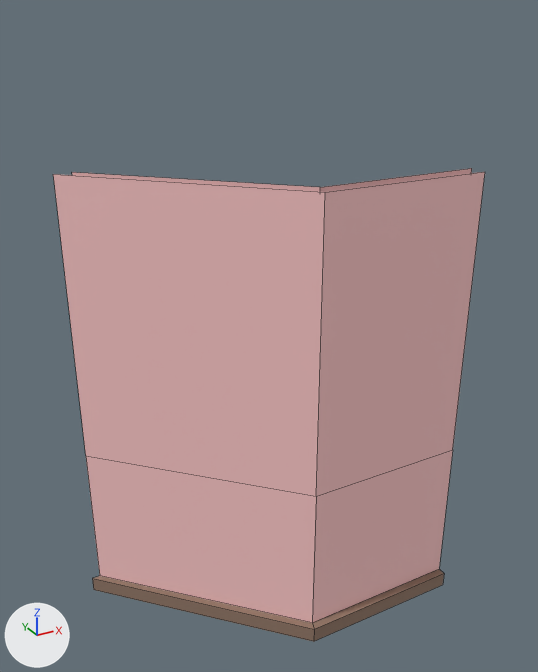
Before and after pictures for a commit that changed the FBX model Content/Game_Art/FBX/Archi/SM_Angle_45_Droite_1x2.fbx.
Before and after are seen from a 50 mm lens placed at (-1.96, -3.02, 3.6), pointed at (-0.03, 0.49, 1.85). Arrows for +X, +Y and +Z are at lower left; the lights stay in place. Mesh edges are drawn as thin lines.

The older version as bpy lines, for what is in view:
```python
me_mesh = bpy.data.meshes.new('Mesh')
me_mesh.from_pydata(...)  # 30 vertices, 16 faces; spans x -1.09..1.01, y -0.1..1.0, z 0.0..2.8
# faces by material slot: [8, 8]
me_mesh.materials.append(mat_mur)  # its picture is missing
me_mesh.materials.append(mat_bois_1)  # its picture is missing
# before: 8 (-1.04, 1.0, 2.8) at pixel (53, 174), 9 (-0.01, -0.05, 2.8) at pixel (325, 192), 18 (0.03, 0.05, 2.8) at pixel (320, 187), 19 (-0.94, 1.0, 2.8) at pixel (71, 172), 24 (1.01, -0.05, 2.8) at pixel (485, 171)
# before: 29 (1.01, 0.05, 2.8) at pixel (471, 168)
ob_sm_angle_45_droite_1x2 = bpy.data.objects.new('SM_Angle_45_Droite_1x2', me_mesh)
ob_sm_angle_45_droite_1x2.location = (-0.009, 0.0, 0.0)
```
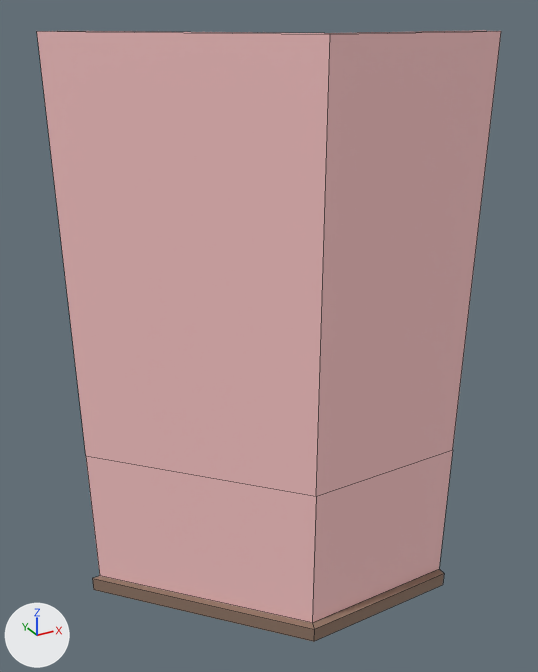
Location of each change, [x1, y1, x2, y2] in pixels of the pictures (538 x 672 px; the box of a moved part takes in the faces that stretch with it):
'SM_Angle_45_Droite_1x2', reshaped (7% wider, 29% taller): before [53, 168, 485, 642]; after [37, 30, 501, 642]
part 1 of me_mesh, moved or reshaped: before [53, 168, 485, 407]; after [37, 30, 501, 407]

The change, as a list of edits to the scene's bpy script:
```text
Change me_mesh:
    where me_mesh.from_pydata(...)  # 30 vertices, 16 faces; spans x -1.09..1.01, y -0.1..1.0, z 0.0..2.8
    used by ob_sm_angle_45_droite_1x2; location = (-0.009, 0.0, 0.0)
    me_mesh part 1
    add for i in [8, 9, 18, 19, 24, 29]: me_mesh.vertices[i].co += Vector((0.0, 0.0, 0.7))
```
